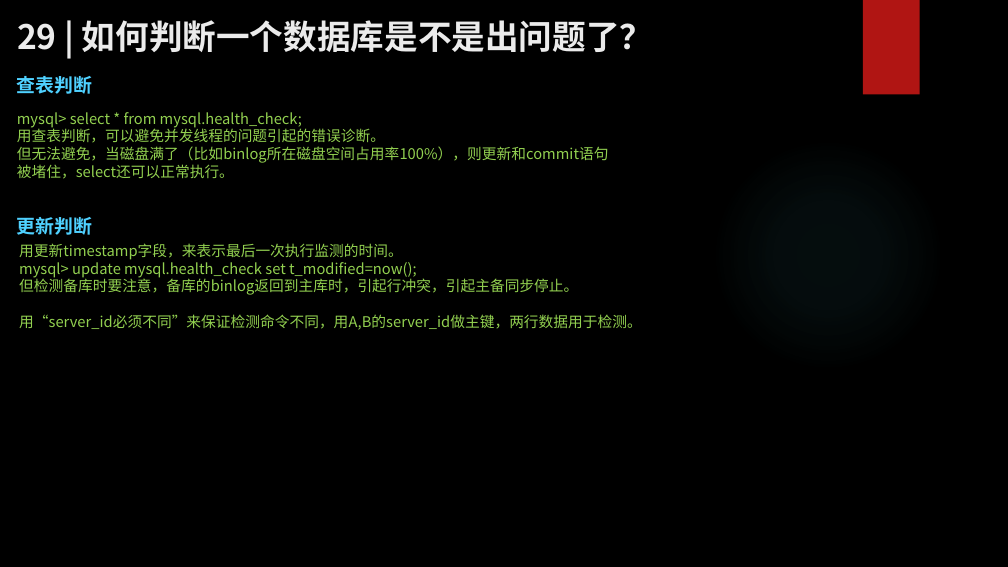
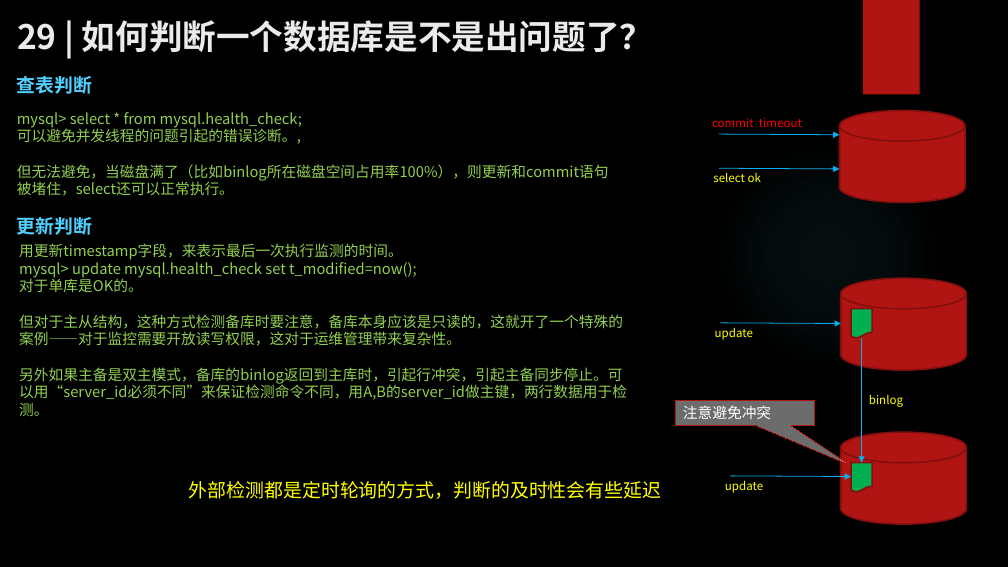
Before and after one commit to zhangkekf/reading-notes, a slide deck: slide 3 of MySQL整理/29如何判断一个数据库是不是出问题了？.pptx. Drawn at 1008x567 pixels with LibreOffice and Linux fonts; fonts in the diff are those of the drawing; background and template pictures are left out. Boxes give left, top, right and bottom in pixels: in the first picture for what was removed or moved away, otherwise in the second. Text is boxed around its words. In the diff, an @@ line names an element or a change of style, - is before the commit and + after.

Commit message:
修改了部分PPT的错误

```diff
--- a/MySQL整理/29如何判断一个数据库是不是出问题了？.pptx
+++ b/MySQL整理/29如何判断一个数据库是不是出问题了？.pptx
@@ text added at <box>712,118,802,127</box>, 11 pt, text #FF0000 @@
+commit timeout
@@ cylinder added at <box>839,110,965,203</box>, fill #B01513, outline #82100E 1.5 pt @@
@@ text at <box>17,127,301,144</box>: text changed @@
-用查表判断，可以避免并发线程的问题引起的错误诊断。
+可以避免并发线程的问题引起的错误诊断。,
@@ arrow added from (719, 134) to (839, 135), #00B0F0 0.75 pt @@
@@ text added at <box>713,172,761,182</box>, 11 pt, text #FFFF00 @@
+select ok
@@ arrow added from (719, 169) to (839, 169), #00B0F0 0.75 pt @@
@@ text at <box>19,277,627,416</box>: text changed @@
-但检测备库时要注意，备库的binlog返回到主库时，引起行冲突，引起主备同步停止。
-用“server_id必须不同”来保证检测命令不同，用A,B的server_id做主键，两行数据用于检测。
+对于单库是OK的。
+但对于主从结构，这种方式检测备库时要注意，备库本身应该是只读的，这就开了一个特殊的案例——对于监控需要开放读写权限，这对于运维管理带来复杂性。
+另外如果主备是双主模式，备库的binlog返回到主库时，引起行冲突，引起主备同步停止。可以用“server_id必须不同”来保证检测命令不同，用A,B的server_id做主键，两行数据用于检测。
@@ cylinder added at <box>841,278,966,371</box>, fill #B01513, outline #82100E 1.5 pt @@
@@ text added at <box>715,327,753,340</box>, 11 pt, text #FFFF00 @@
+update
@@ arrow added from (721, 323) to (841, 324), #00B0F0 0.75 pt @@
@@ flow chart document added at <box>851,309,873,338</box>, fill #00B050, outline #82100E 1.5 pt @@
@@ arrow added from (862, 339) to (862, 463), #00B0F0 0.75 pt @@
@@ speech box added at <box>675,401,814,426</box>, fill #D9D9D9 at 50% opacity, outline #B01513 0.75 pt, 14 pt, text #FFFFFF @@
+注意避免冲突
@@ text added at <box>869,394,903,407</box>, 11 pt, text #FFFF00 @@
+binlog
@@ cylinder added at <box>841,433,966,525</box>, fill #B01513, outline #82100E 1.5 pt @@
@@ arrow added from (731, 476) to (851, 476), #00B0F0 0.75 pt @@
@@ flow chart document added at <box>851,463,873,492</box>, fill #00B050, outline #82100E 1.5 pt @@
@@ text added at <box>189,481,661,499</box>, 18 pt, text #FFFF00 @@
+外部检测都是定时轮询的方式，判断的及时性会有些延迟
@@ text added at <box>725,480,763,493</box>, 11 pt, text #FFFF00 @@
+update
```
Also in this commit, not shown: 1 other slide changed, 7 other files.
